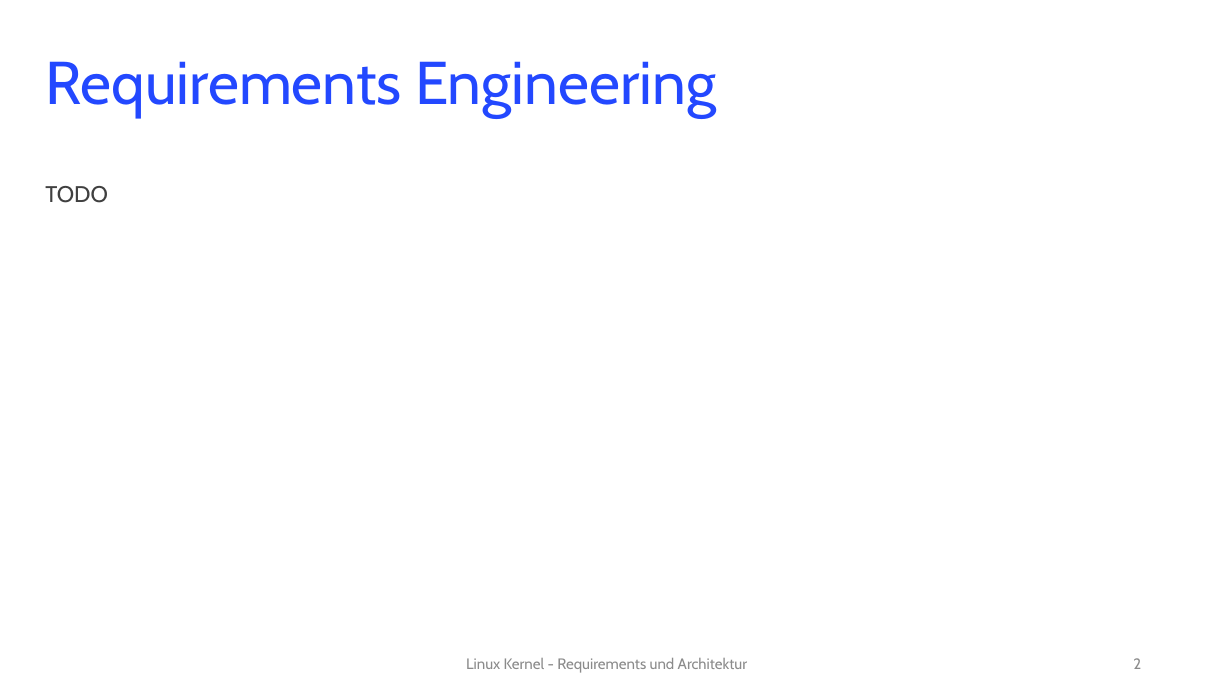
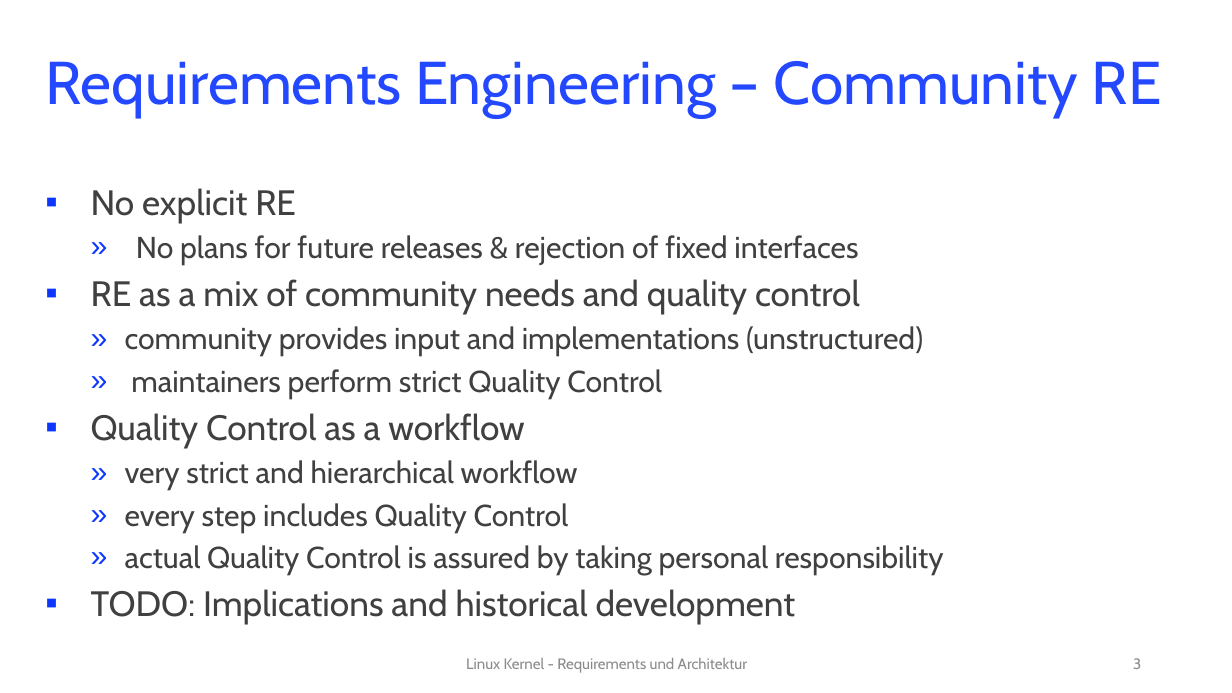
Before and after one commit to rixx/uni-linux-architecture, a slide deck: slide 3 of RESA_LINUX_intermediate_II.pptx (slide 2 before the commit). Drawn at 1232x693 pixels with LibreOffice and Linux fonts; fonts in the diff are those of the drawing. Boxes give left, top, right and bottom in pixels: in the first picture for what was removed or moved away, otherwise in the second. Text is boxed around its words. In the diff, an @@ line names an element or a change of style, - is before the commit and + after.

```diff
--- a/RESA_LINUX_intermediate_II.pptx
+++ b/RESA_LINUX_intermediate_II.pptx
@@ title at box(45, 61, 1162, 117): text changed @@
-Requirements Engineering
+Requirements Engineering – Community RE
@@ text at box(91, 188, 944, 625): text changed; size 18 to 24 pt @@
-  TODO
+  ▪ No explicit RE
+    » No plans for future releases & rejection of fixed interfaces
+  ▪ RE as a mix of community needs and quality control
+    » community provides input and implementations (unstructured)
+    » maintainers perform strict Quality Control
+  ▪ Quality Control as a workflow
+    » very strict and hierarchical workflow
+    » every step includes Quality Control
+    » actual Quality Control is assured by taking personal responsibility
+  ▪ TODO: Implications and historical development
@@ page number at box(1133, 658, 1141, 669): text changed @@
-2
+3
```
Also in this commit, not shown: 1 other slide changed, 1 slide added.
